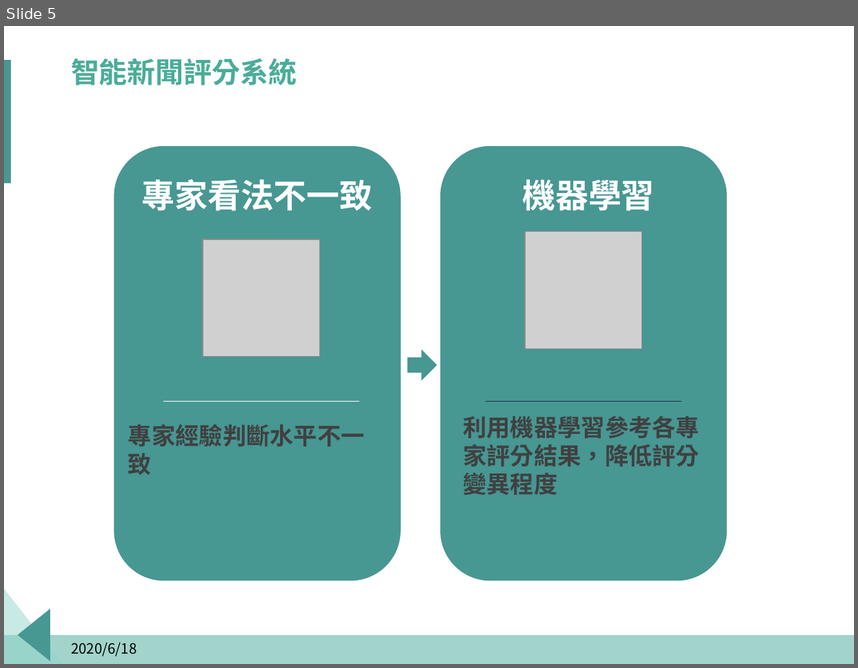
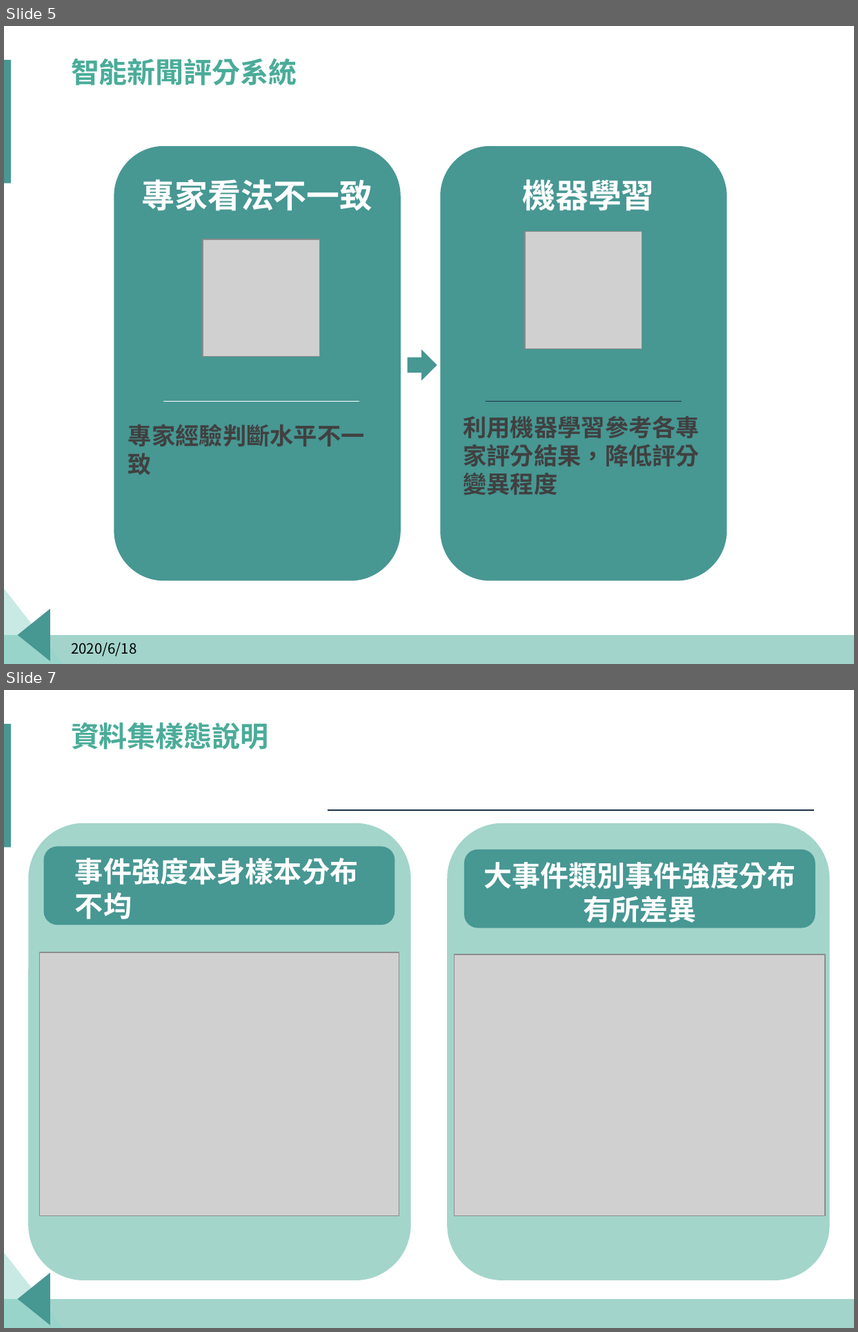
Before and after one commit to p314008dsa/Text-mining, a slide deck: Fintech.pptx. Shown one above the other, each under a label of ours: slide 5 before the commit, slides 5 and 7 after it; the slides between them are not shown. The pictures are 858x668 and 858x1332 pixels, drawn with LibreOffice and Linux fonts; fonts in the diff are those of the drawing; grey boxes stand for pictures; background and template pictures are left out. Boxes give left, top, right and bottom in pixels: in the first picture for what was removed or moved away, otherwise in the second. Text is boxed around its words. In the diff, an @@ line names an element or a change of style, - is before the commit and + after.

```diff
--- a/Fintech.pptx
+++ b/Fintech.pptx
@@ slide 7 added at [4,690,854,1328], background #FFFFFF; not listed: 4 template elements that a slide beside it also shows @@
@@ title added at [71,722,269,749], 24 pt, text #4AAC99, bold @@
+資料集樣態說明
@@ line added from (328, 810) to (814, 810), #1E3148 1 pt @@
@@ rounded rectangle added at [29,823,411,1280], fill #A3D5CB @@
@@ rounded rectangle added at [447,823,829,1280], fill #A3D5CB @@
@@ rounded rectangle added at [44,847,394,925], fill #479793, outline #479793 1 pt @@
@@ rounded rectangle added at [465,850,815,927], fill #479793, outline #479793 1 pt @@
@@ text added at [75,858,359,919], 24 pt, text #FFFFFF, bold @@
+事件強度本身樣本分布不均
@@ text added at [484,862,796,923], 24 pt, text #FFFFFF, bold @@
+大事件類別事件強度分布有所差異
@@ picture added at [40,953,399,1216] @@
@@ picture added at [455,954,825,1216] @@
```
Also in this commit, not shown: 4 other slides added.
